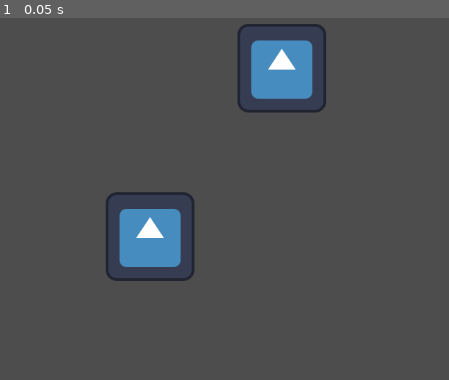
Above: before the commit, frame 1.
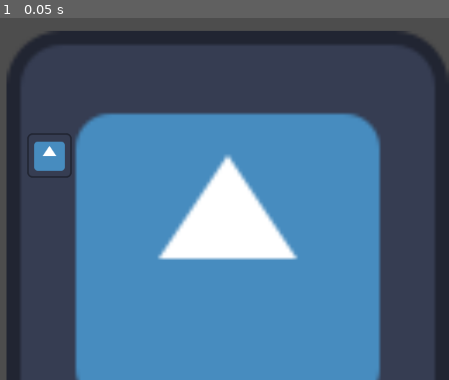
Above: after the commit, the same moment.

Repository: SharpieGod/under-the-surface
Game: Godot game, scene res://test.tscn
The game is run twice, just before and just after one commit, with the same random seed, the same clock (stepped at 60 frames per second) and the same inputs. The engine's default icon, where the game draws it, is replaced by a stand-in: a white triangle on a blue panel in a dark square.
Inputs:
- Up to frame 1 (0.05 s): no input

The runs differ from the first frame. In frame 1, 62% of the frame differs, in the area x 1-100%, y 1-100%.

Commit message:
climbing and camera

Diff:
--- a/receiver.gd
+++ b/receiver.gd
@@ -1,9 +1,13 @@
-extends Node2D
+extends CharacterBody2D
 
 @onready var tracker = $HandTracker
 
 @export var cursor_left: Node2D
 @export var cursor_right: Node2D
+
+var _prev_closed: Dictionary = { 0: false, 1: false }
+
+var _grab: Dictionary = {}
 
 func _ready():
 	tracker.hand_updated.connect(_on_hand_updated)
@@ -13,17 +17,35 @@
 	var cursor = cursor_left if hand_index == 0 else cursor_right
 	if not cursor:
 		return
+
 	var mirrored_pos = Vector2(get_viewport().size.x - position.x, position.y)
 	cursor.visible = true
-	cursor.global_position = mirrored_pos
+	cursor.position = mirrored_pos
+
+	var was_closed = _prev_closed[hand_index]
+
+	if is_closed:
+		if not was_closed:
+			_grab[hand_index] = {
+				"anchor_screen": mirrored_pos,
+				"anchor_self": global_position
+			}
+
+		if hand_index in _grab:
+			var delta = mirrored_pos - _grab[hand_index]["anchor_screen"]
+			global_position = _grab[hand_index]["anchor_self"] - delta
+	else:
+		_grab.erase(hand_index)
+
+	_prev_closed[hand_index] = is_closed
 	_update_cursor_state(cursor, is_closed)
 
 func _on_hand_lost(hand_index: int):
 	var cursor = cursor_left if hand_index == 0 else cursor_right
 	if cursor:
 		cursor.visible = false
+	_grab.erase(hand_index)
+	_prev_closed[hand_index] = false
 
-# Override this to do whatever you want with open/closed state.
-# By default it just scales the cursor: small when closed, normal when open.
 func _update_cursor_state(cursor: Node2D, is_closed: bool):
 	cursor.scale = Vector2(0.6, 0.6) if is_closed else Vector2(1.0, 1.0)
--- a/test.tscn
+++ b/test.tscn
@@ -4,20 +4,33 @@
 [ext_resource type="Texture2D" uid="uid://cjsb4r3ioymf8" path="res://icon.svg" id="2_8uh7m"]
 [ext_resource type="Script" uid="uid://cesyqqc385m5f" path="res://HandTracker.gd" id="3_6uqi0"]
 
+[sub_resource type="CircleShape2D" id="CircleShape2D_6uqi0"]
+
 [node name="Node2D" type="Node2D" unique_id=1763086505]
 
-[node name="thing" type="Node2D" parent="." unique_id=1119043414 node_paths=PackedStringArray("cursor_left", "cursor_right")]
+[node name="Sprite2D" type="Sprite2D" parent="." unique_id=1970679373]
+position = Vector2(514, 278)
+scale = Vector2(9.959996, 9.959996)
+texture = ExtResource("2_8uh7m")
+
+[node name="Player" type="CharacterBody2D" parent="." unique_id=372836337 node_paths=PackedStringArray("cursor_left", "cursor_right")]
 script = ExtResource("1_37kl0")
 cursor_left = NodePath("Sprite2D")
 cursor_right = NodePath("Sprite2D2")
 
-[node name="Sprite2D" type="Sprite2D" parent="thing" unique_id=888806830]
-position = Vector2(721, 441)
+[node name="Sprite2D" type="Sprite2D" parent="Player" unique_id=888806830]
 texture = ExtResource("2_8uh7m")
 
-[node name="Sprite2D2" type="Sprite2D" parent="thing" unique_id=602174255]
-position = Vector2(911, 198)
+[node name="Sprite2D2" type="Sprite2D" parent="Player" unique_id=602174255]
 texture = ExtResource("2_8uh7m")
 
-[node name="HandTracker" type="Node" parent="thing" unique_id=1214904746]
+[node name="HandTracker" type="Node" parent="Player" unique_id=1214904746]
 script = ExtResource("3_6uqi0")
+
+[node name="Camera2D" type="Camera2D" parent="Player" unique_id=13526368]
+zoom = Vector2(0.5, 0.5)
+
+[node name="CollisionShape2D" type="CollisionShape2D" parent="Player" unique_id=1304297861]
+scale = Vector2(1, 3.0800004)
+shape = SubResource("CircleShape2D_6uqi0")
+disabled = true
Not shown, changed: export_presets.cfg
